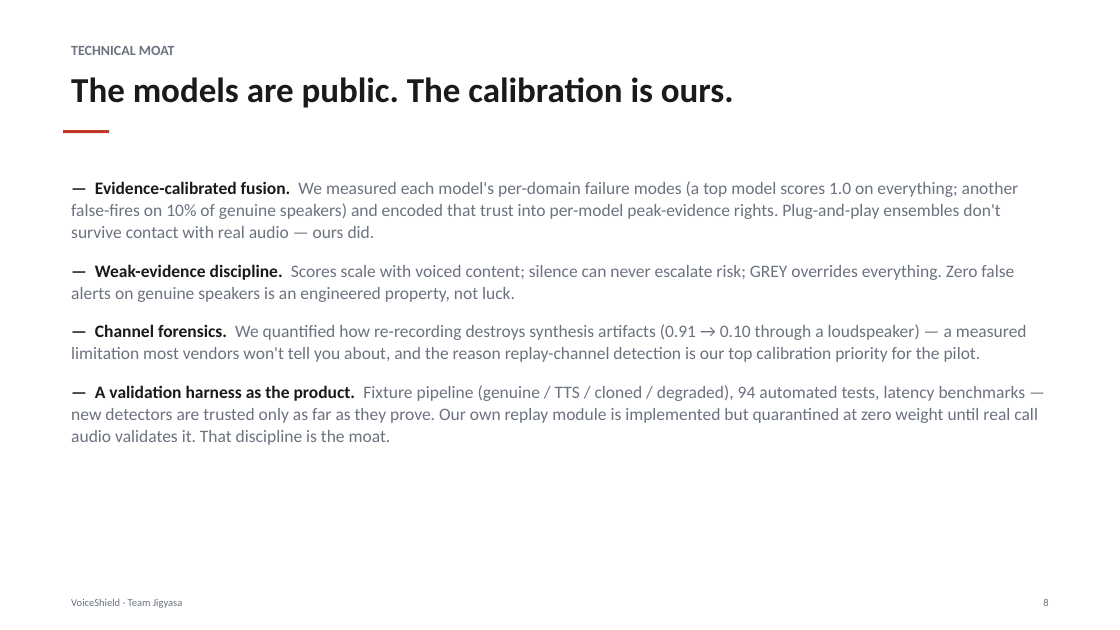
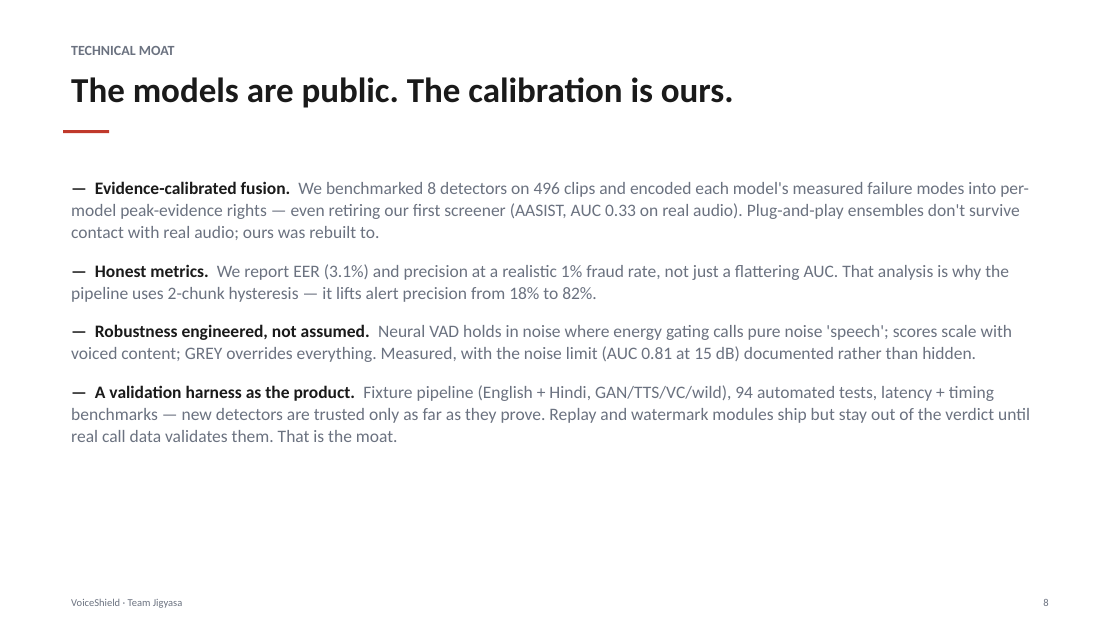
Before and after one commit to serqeta/Jigyasa, a slide deck: slide 8 of docs/presentation/VoiceShield_Jigyasa_UCOPSB.pptx. Drawn at 1120x630 pixels with LibreOffice and Linux fonts; fonts in the diff are those of the drawing. Boxes give left, top, right and bottom in pixels: in the first picture for what was removed or moved away, otherwise in the second. Text is boxed around its words. In the diff, an @@ line names an element or a change of style, - is before the commit and + after.

```diff
--- a/docs/presentation/VoiceShield_Jigyasa_UCOPSB.pptx
+++ b/docs/presentation/VoiceShield_Jigyasa_UCOPSB.pptx
@@ text at (71,181,1030,442): text changed @@
-— Evidence-calibrated fusion. We measured each model's per-domain failure modes (a top model scores 1.0 on everything; another false-fires on 10% of genuine speakers) and encoded that trust into per-model peak-evidence rights. Plug-and-play ensembles don't survive contact with real audio — ours did.
-— Weak-evidence discipline. Scores scale with voiced content; silence can never escalate risk; GREY overrides everything. Zero false alerts on genuine speakers is an engineered property, not luck.
-— Channel forensics. We quantified how re-recording destroys synthesis artifacts (0.91 → 0.10 through a loudspeaker) — a measured limitation most vendors won't tell you about, and the reason replay-channel detection is our top calibration priority for the pilot.
-— A validation harness as the product. Fixture pipeline (genuine / TTS / cloned / degraded), 94 automated tests, latency benchmarks — new detectors are trusted only as far as they prove. Our own replay module is implemented but quarantined at zero weight until real call audio validates it. That discipline is the moat.
+— Evidence-calibrated fusion. We benchmarked 8 detectors on 496 clips and encoded each model's measured failure modes into per-model peak-evidence rights — even retiring our first screener (AASIST, AUC 0.33 on real audio). Plug-and-play ensembles don't survive contact with real audio; ours was rebuilt to.
+— Honest metrics. We report EER (3.1%) and precision at a realistic 1% fraud rate, not just a flattering AUC. That analysis is why the pipeline uses 2-chunk hysteresis — it lifts alert precision from 18% to 82%.
+— Robustness engineered, not assumed. Neural VAD holds in noise where energy gating calls pure noise 'speech'; scores scale with voiced content; GREY overrides everything. Measured, with the noise limit (AUC 0.81 at 15 dB) documented rather than hidden.
+— A validation harness as the product. Fixture pipeline (English + Hindi, GAN/TTS/VC/wild), 94 automated tests, latency + timing benchmarks — new detectors are trusted only as far as they prove. Replay and watermark modules ship but stay out of the verdict until real call data validates them. That is the moat.
```
Also in this commit, not shown: 2 other slides changed, 18 other files.
